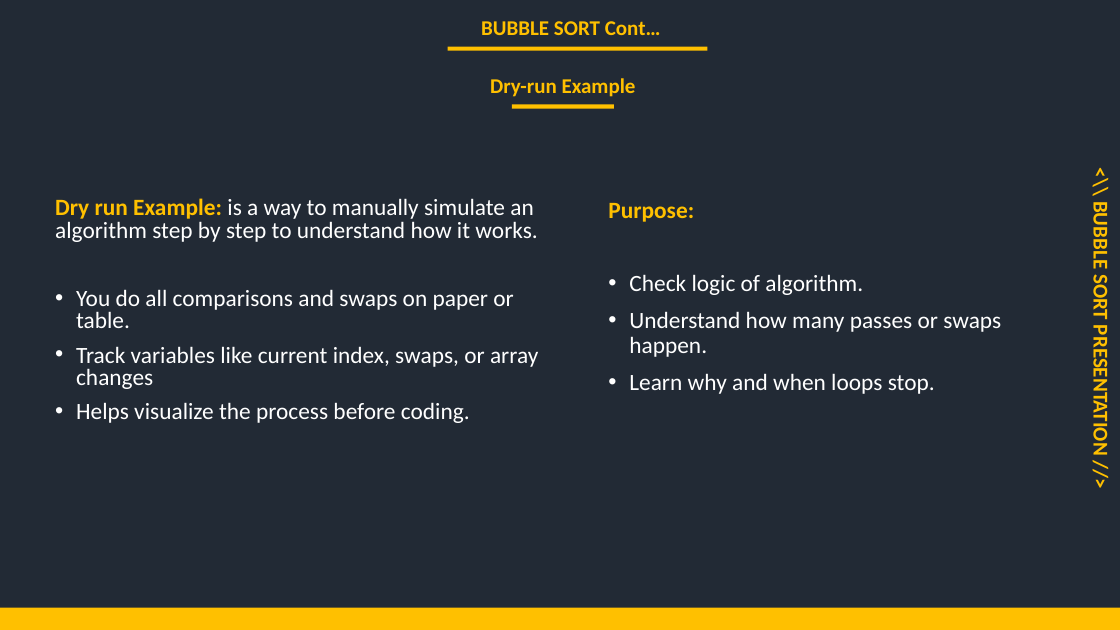
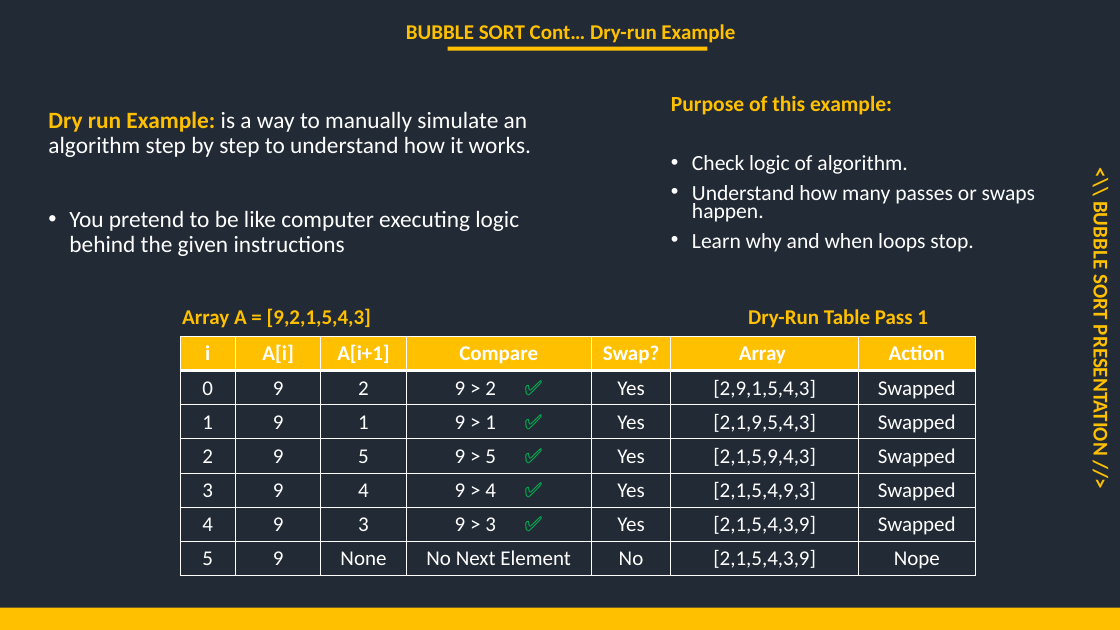
Before and after one commit to mutanganajoseph/Documents, a slide deck: slide 4 of auca/Sem-3/ICP/Assignment/Solution/Group4_Bubble_Sort_Presentation.pptx. Drawn at 1120x630 pixels with LibreOffice and Linux fonts; fonts in the diff are those of the drawing. Boxes give left, top, right and bottom in pixels: in the first picture for what was removed or moved away, otherwise in the second. Text is boxed around its words. In the diff, an @@ line names an element or a change of style, - is before the commit and + after.

Commit message:
updates

```diff
--- a/auca/Sem-3/ICP/Assignment/Solution/Group4_Bubble_Sort_Presentation.pptx
+++ b/auca/Sem-3/ICP/Assignment/Solution/Group4_Bubble_Sort_Presentation.pptx
@@ text at (406,24,735,43): text changed @@
-BUBBLE SORT Cont…
+BUBBLE SORT Cont… Dry-run Example
@@ text removed at (490,78,636,97) @@
-Dry-run Example
@@ text "Dry run Example: is a ...": place and size @@
-text "Dry run Example: is a ..." at (76,289,538,423)
+text "Dry run Example: is a ..." at (48,111,531,256)
@@ text at (48,111,531,157): line spacing 0.8 to 0.9 @@
@@ rectangle removed at (512,104,614,108) @@
@@ text "Purpose of this example:": place and size @@
-text "Purpose of this example:" at (608,203,1001,394)
+text "Purpose of this example:" at (671,96,1035,252)
@@ text at (671,96,892,115): text changed; size 20 to 18.5 pt @@
-Purpose:
+Purpose of this example:
@@ text at (692,155,1035,252): size 20 to 18.5 pt in "Check logic of algorithm.", "Understand how many passes or swaps happen.", "Learn why and when loops stop."; line spacing 0.9 to 0.7 @@
@@ text at (69,210,519,256): text changed @@
-• You do all comparisons and swaps on paper or table.
-• Track variables like current index, swaps, or array changes
-• Helps visualize the process before coding.
+• You pretend to be like computer executing logic behind the given instructions
@@ text added at (182,308,371,328), 18 pt, text #FFC000, bold @@
+Array A = [9,2,1,5,4,3]
@@ text added at (748,309,928,328), 18 pt, text #FFC000, bold @@
+Dry-Run Table Pass 1
@@ table added at (180,337,976,575), 7 rows, 7 columns @@
+i | A[i] | A[i+1] | Compare | Swap? | Array | Action
+0 | 9 | 2 | 9 > 2 ✅ | Yes | [2,9,1,5,4,3] | Swapped
+1 | 9 | 1 | 9 > 1 ✅ | Yes | [2,1,9,5,4,3] | Swapped
+2 | 9 | 5 | 9 > 5 ✅ | Yes | [2,1,5,9,4,3] | Swapped
+3 | 9 | 4 | 9 > 4 ✅ | Yes | [2,1,5,4,9,3] | Swapped
+4 | 9 | 3 | 9 > 3 ✅ | Yes | [2,1,5,4,3,9] | Swapped
+5 | 9 | None | No Next Element | No | [2,1,5,4,3,9] | Nope
```
Also in this commit, not shown: 6 other slides changed, 3 slides removed.
